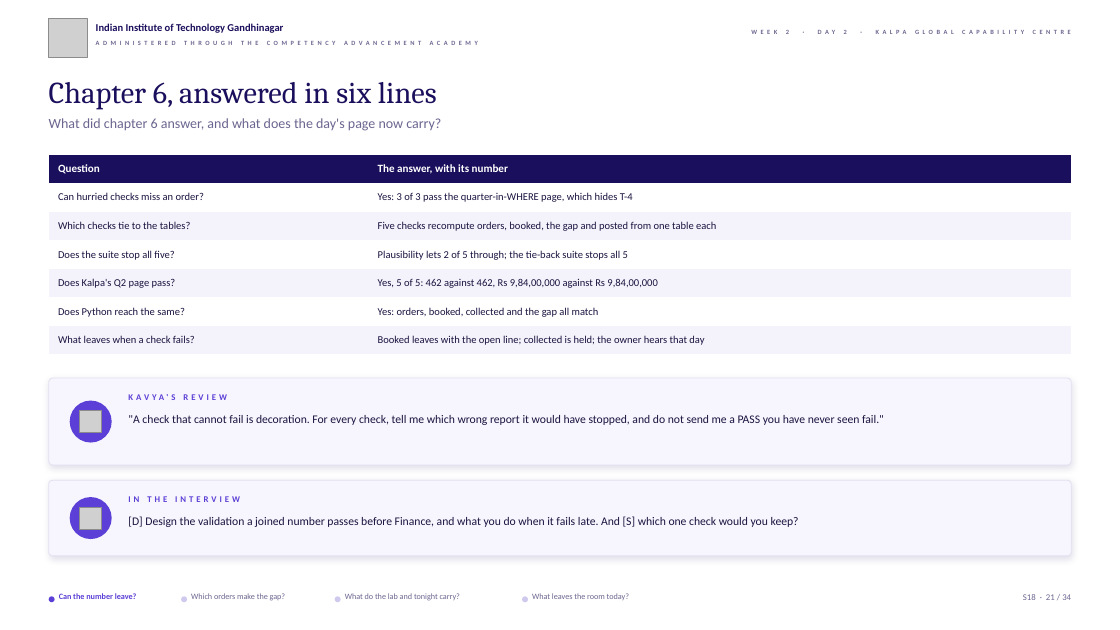
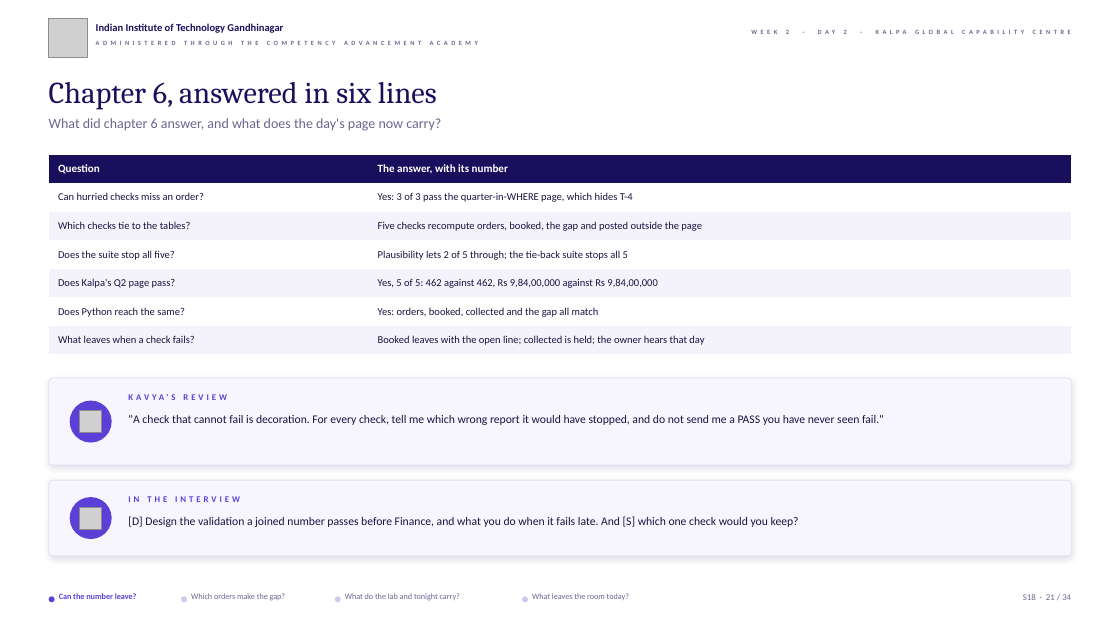
Before and after one commit to fde-academy-lab/c2-content-factory, a slide deck: slide 21 of content/W02/D2/slides/C2_W02_D02_half2_STUDENT.pptx. Drawn at 1120x630 pixels with LibreOffice and Linux fonts; fonts in the diff are those of the drawing; grey boxes stand for pictures; background and template pictures are left out. Boxes give left, top, right and bottom in pixels: in the first picture for what was removed or moved away, otherwise in the second. Text is boxed around its words. In the diff, an @@ line names an element or a change of style, - is before the commit and + after.

```diff
--- a/content/W02/D2/slides/C2_W02_D02_half2_STUDENT.pptx
+++ b/content/W02/D2/slides/C2_W02_D02_half2_STUDENT.pptx
@@ table at <box>49,155,1072,355</box> @@
-row 3, column 2: Five checks recompute orders, booked, the gap and posted from one table each
+row 3, column 2: Five checks recompute orders, booked, the gap and posted outside the page
```
Also in this commit, not shown: 4 other slides changed, 4 other files.
